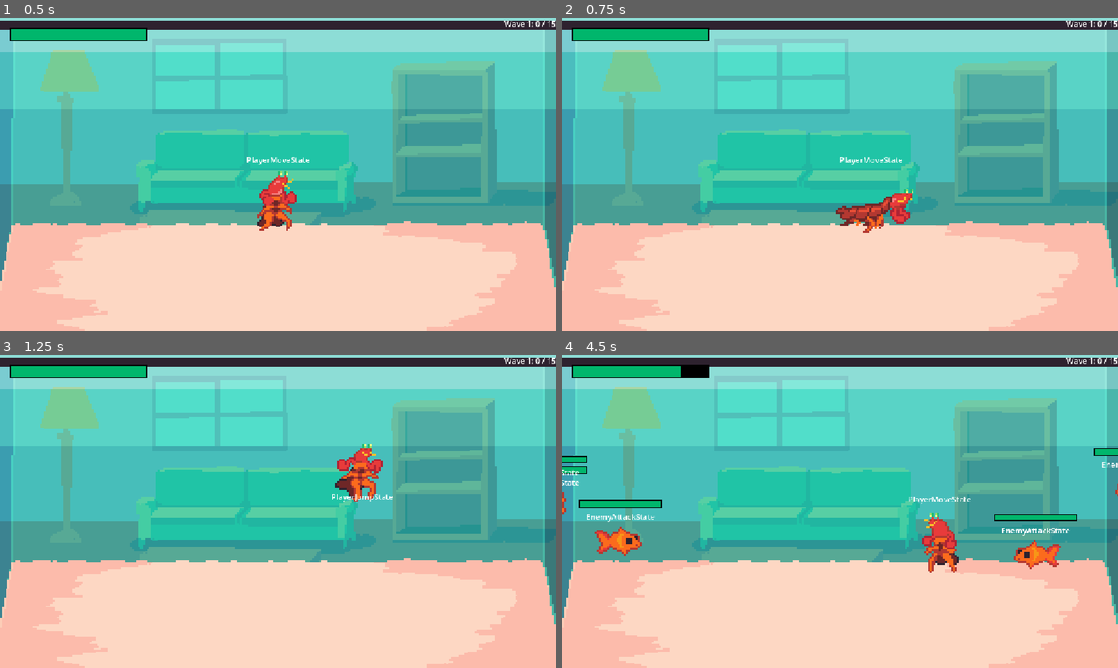
Above: before the commit, frames 1-4 (two rows, left to right).
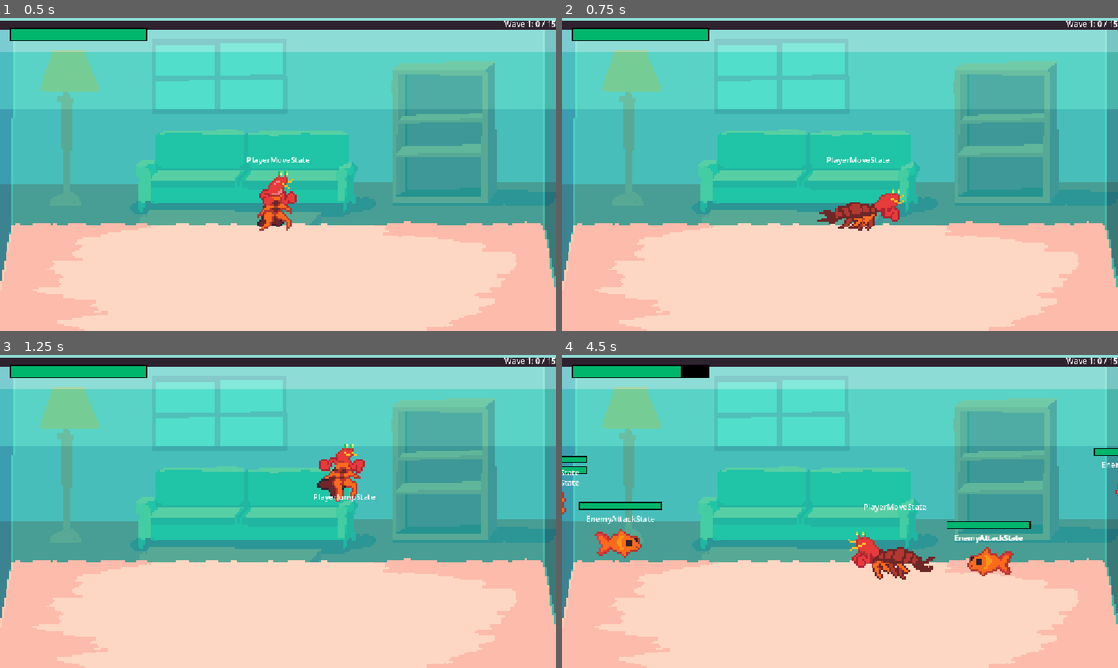
Above: after the commit, the same moments.

Repository: zhang-edward/shrimp-beat-em-up
Game: Godot game, scene res://scenes/Game.tscn
Two runs of this game, one before a commit and one after it. Both use one fixed random seed, a clock stepped at 60 frames per second and the inputs below.
Inputs:
- Up to frame 1 (0.5 s): no input
- Up to frame 2 (0.75 s): hold Right (move_right) from 0.53 s (still down); hold Shift (sprint) from 0.53 s (still down)
- Up to frame 3 (1.25 s): keep holding Right (move_right); keep holding Shift (sprint); tap Space (jump) at 0.77 s
- Up to frame 4 (4.5 s): release Right (move_right) at 1.28 s; release Shift (sprint) at 1.28 s; hold Down (move_down) 1.28-2.03 s; tap F (attack) at 1.35, 3.6 s; tap Space (jump) at 1.52, 3.02, 3.77 s; tap Shift (sprint) at 1.55, 2.85, 4.35 s; hold Right (move_right) 2.03-2.78 s; hold Shift (sprint) 2.03-2.78 s; hold Up (move_up) 2.78-3.53 s; hold Shift (sprint) 3.53-4.28 s; hold Left (move_left) from 3.53 s (still down)

Frame 1 is identical in both runs. In frame 2, 1.1% of the frame differs, in the area x 45-64%, y 44-69%; in frame 3, 1.4%; in frame 4, 4.6%, in the area x 3-93%, y 45-72%.

Commit message:
new shrimp-like walking animation

Diff:
--- a/prefab/Player.tscn
+++ b/prefab/Player.tscn
@@ -37,21 +37,17 @@
 atlas = ExtResource("2_poo86")
 region = Rect2(240, 0, 48, 48)
 
-[sub_resource type="AtlasTexture" id="AtlasTexture_poo86"]
-atlas = ExtResource("2_poo86")
-region = Rect2(336, 0, 48, 48)
-
 [sub_resource type="AtlasTexture" id="AtlasTexture_msqmi"]
 atlas = ExtResource("2_poo86")
-region = Rect2(384, 0, 48, 48)
+region = Rect2(912, 0, 48, 48)
 
 [sub_resource type="AtlasTexture" id="AtlasTexture_238m6"]
 atlas = ExtResource("2_poo86")
-region = Rect2(432, 0, 48, 48)
+region = Rect2(960, 0, 48, 48)
 
 [sub_resource type="AtlasTexture" id="AtlasTexture_l5s2s"]
 atlas = ExtResource("2_poo86")
-region = Rect2(480, 0, 48, 48)
+region = Rect2(1008, 0, 48, 48)
 
 [sub_resource type="AtlasTexture" id="AtlasTexture_61nax"]
 atlas = ExtResource("2_poo86")
@@ -129,9 +125,6 @@
 }, {
 "frames": [{
 "duration": 1.0,
-"texture": SubResource("AtlasTexture_poo86")
-}, {
-"duration": 1.0,
 "texture": SubResource("AtlasTexture_msqmi")
 }, {
 "duration": 1.0,
@@ -142,7 +135,7 @@
 }],
 "loop": 1,
 "name": &"move",
-"speed": 5.0
+"speed": 10.0
 }, {
 "frames": [{
 "duration": 1.0,
@@ -206,8 +199,7 @@
 [node name="AnimatedSprite2D" type="AnimatedSprite2D" parent="." unique_id=1104767220]
 scale = Vector2(4, 4)
 sprite_frames = SubResource("SpriteFrames_mod73")
-animation = &"sprint"
-frame_progress = 0.4861553
+animation = &"move"
 offset = Vector2(0, -17.36)
 
 [node name="HurtBox" type="Area2D" parent="AnimatedSprite2D" unique_id=669237323 node_paths=PackedStringArray("parent")]
--- a/project.godot
+++ b/project.godot
@@ -58,6 +58,7 @@
 attack={
 "deadzone": 0.2,
 "events": [Object(InputEventKey,"resource_local_to_scene":false,"resource_name":"","device":-1,"window_id":0,"alt_press …(192 unchanged characters)…
+, Object(InputEventKey,"resource_local_to_scene":false,"resource_name":"","device":-1,"window_id":0,"alt_pressed":false,"shift_pressed":false,"ctrl_pressed":false,"meta_pressed":false,"pressed":false,"keycode":0,"physical_keycode":74,"key_label":0,"unicode":106,"location":0,"echo":false,"script":null)
 ]
 }
 sprint={
--- a/scripts/player_states/PlayerMoveState.gd
+++ b/scripts/player_states/PlayerMoveState.gd
@@ -12,7 +12,6 @@
 func physics_update(_delta: float) -> void:
 	var direction_x = Input.get_axis("move_left", "move_right")
 	var direction_y = Input.get_axis("move_up", "move_down")
-	_sprinting = Input.is_action_pressed("sprint")
 	var move_multiplier = MOVE_SPEED * SPRINT_MULTIPLIER if _sprinting else MOVE_SPEED
 	player.velocity = Vector2(direction_x * move_multiplier, direction_y * move_multiplier)
 
@@ -26,9 +25,6 @@
 
 	# animation
 	if player.velocity.length() > 0:
-		if _sprinting:
-			player.sprite.play("sprint")
-		else:
-			player.sprite.play("move")
+		player.sprite.play("move")
 	else:
 		player.sprite.play("default")
--- a/scripts/player_states/PlayerPunchState.gd
+++ b/scripts/player_states/PlayerPunchState.gd
@@ -3,7 +3,7 @@
 
 const NUDGE_MOVE_SPEED = 50.0
 const RECOVERY_TIME := 0.2
-const BUFFER_WINDOW := 0.1
+const BUFFER_WINDOW := 0.2
 
 @export var move_state: PlayerMoveState
 
Binary file changed: sprites/shrimp.aseprite
Binary file changed: sprites/shrimp.png
